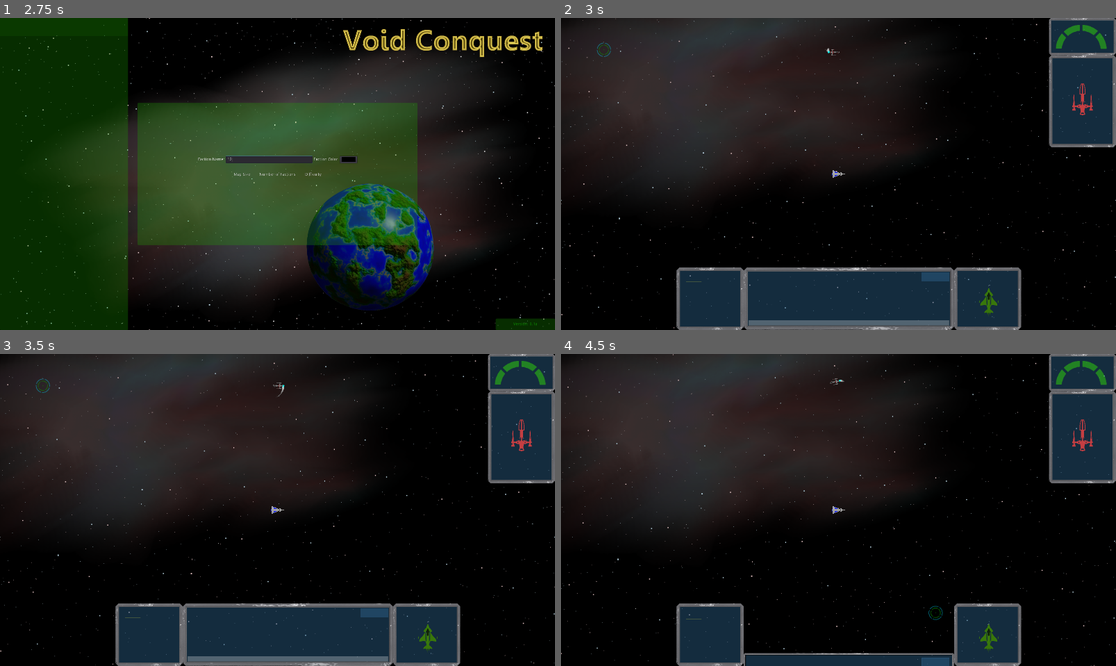
Above: before the commit, frames 1-4 (two rows, left to right).
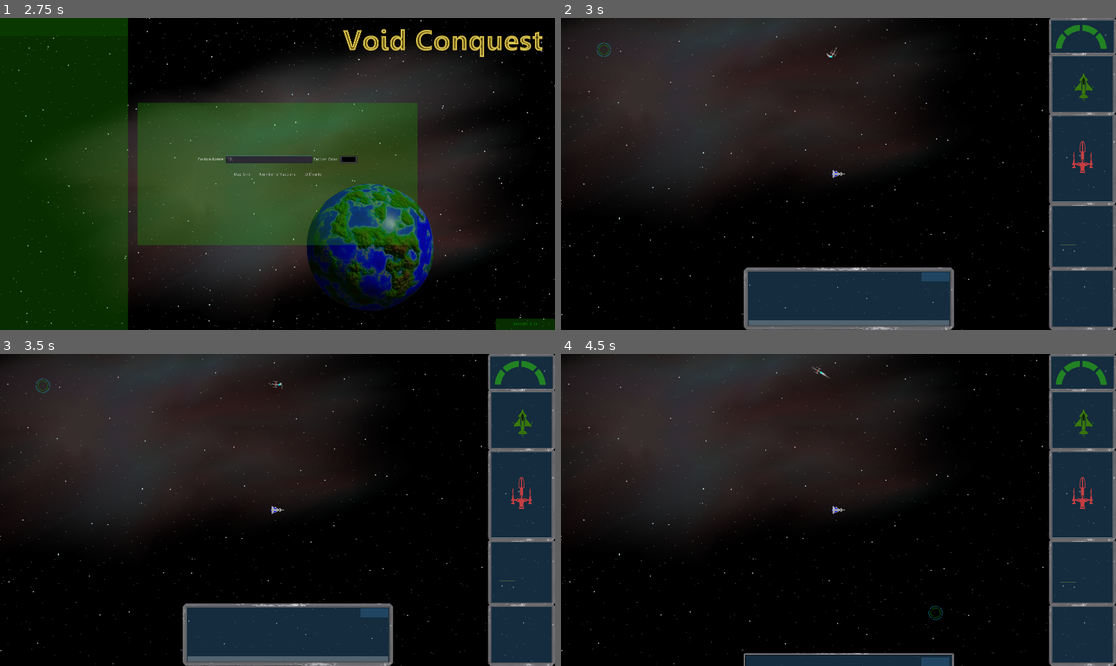
Above: after the commit, the same moments.

Repository: 029614/RedVoid
Game: Godot game, scene res://Start/StartScreen.tscn
The game is run twice, just before and just after one commit, with the same random seed, the same clock (stepped at 60 frames per second) and the same inputs.
Inputs (mouse positions are in pixels of both pictures, inside the frame that each line leads up to):
- Up to frame 1 (2.75 s): click "New Game" at 0.5 s; click (266, 158) at 1.27 s; type "12" at 1.35 s; click "New Game" at 2 s
- Up to frame 2 (3 s): click "Start" at 2.75 s
- Up to frame 3 (3.5 s): no input
- Up to frame 4 (4.5 s): click (849, 659) at 3.52 s; type "12" at 3.6 s; click "Hide" at 4.25 s

Frame 1 is identical in both runs. In frame 2, 13% of the frame differs, in the area x 10-100%, y 9-100%; in frame 3, 13%; in frame 4, 13%, in the area x 0-100%, y 0-100%.

Commit message:
Map Update
randomly generate grid based map.

Diff:
--- a/Assets/Ship/Blender/Destroyer/Destroyer.tscn
+++ b/Assets/Ship/Blender/Destroyer/Destroyer.tscn
@@ -1,12 +1,26 @@
-[gd_scene load_steps=6 format=2]
+[gd_scene load_steps=13 format=2]
 
 [ext_resource path="res://Assets/Ship/Blender/Destroyer/DestroyerAccent.png" type="Texture" id=1]
 [ext_resource path="res://Assets/Ship/Blender/Destroyer/Destroyer.png" type="Texture" id=2]
 [ext_resource path="res://Assets/Ship/Weapons/Turret203.tscn" type="PackedScene" id=3]
 [ext_resource path="res://Assets/Ship/Blender/Destroyer/Destroyer.gd" type="Script" id=4]
+[ext_resource path="res://Assets/EnginePlume/01.png" type="Texture" id=5]
+[ext_resource path="res://Assets/EnginePlume/02.png" type="Texture" id=6]
+[ext_resource path="res://Assets/EnginePlume/03.png" type="Texture" id=7]
+[ext_resource path="res://Assets/EnginePlume/04.png" type="Texture" id=8]
+[ext_resource path="res://Assets/EnginePlume/05.png" type="Texture" id=9]
+[ext_resource path="res://Assets/EnginePlume/06.png" type="Texture" id=10]
 
 [sub_resource type="RectangleShape2D" id=1]
 extents = Vector2( 511.283, 69.8547 )
+
+[sub_resource type="SpriteFrames" id=2]
+animations = [ {
+"frames": [ ExtResource( 5 ), ExtResource( 6 ), ExtResource( 7 ), ExtResource( 8 ), ExtResource( 9 ), ExtResource( 10 ) ],
+"loop": true,
+"name": "default",
+"speed": 25.0
+} ]
 
 [node name="Destroyer" type="KinematicBody2D"]
 scale = Vector2( 0.3, 0.3 )
@@ -32,3 +46,19 @@
 scale = Vector2( 0.25, 0.25 )
 
 [node name="Pilot" type="Node2D" parent="."]
+
+[node name="AnimatedSprite" type="AnimatedSprite" parent="."]
+position = Vector2( -697.854, -35.8486 )
+rotation = -1.5708
+scale = Vector2( 1, 2.10691 )
+frames = SubResource( 2 )
+frame = 3
+playing = true
+
+[node name="AnimatedSprite2" type="AnimatedSprite" parent="."]
+position = Vector2( -697.853, 22.7042 )
+rotation = -1.5708
+scale = Vector2( 1, 2.10691 )
+frames = SubResource( 2 )
+frame = 2
+playing = true
--- a/Assets/Ship/Blender/ScoutShip/ScoutShip.gd
+++ b/Assets/Ship/Blender/ScoutShip/ScoutShip.gd
@@ -74,10 +74,8 @@
 
     if animate_engines == true:
         $Engine1.show()
-        $Engine2.show()
     elif animate_engines == false:
         $Engine1.hide()
-        $Engine2.hide()
 
 
 
--- a/Assets/Ship/Blender/ScoutShip/ScoutShip.tscn
+++ b/Assets/Ship/Blender/ScoutShip/ScoutShip.tscn
@@ -22,7 +22,7 @@
 "frames": [ ExtResource( 5 ), ExtResource( 6 ), ExtResource( 7 ), ExtResource( 8 ), ExtResource( 9 ), ExtResource( 10 ) ],
 "loop": true,
 "name": "default",
-"speed": 20.0
+"speed": 15.0
 } ]
 
 [node name="ScoutShip" type="KinematicBody2D"]
@@ -57,16 +57,10 @@
 wait_time = 0.1
 
 [node name="Engine1" type="AnimatedSprite" parent="."]
-position = Vector2( -542.957, -19.7437 )
+position = Vector2( -643.84, -1.75195 )
 rotation = -1.5708
+scale = Vector2( 1.79678, 1.89075 )
 frames = SubResource( 3 )
-frame = 5
-playing = true
-
-[node name="Engine2" type="AnimatedSprite" parent="."]
-position = Vector2( -542.957, 15.2568 )
-rotation = -1.5708
-frames = SubResource( 3 )
-frame = 4
+frame = 3
 playing = true
 [connection signal="timeout" from="CannonCoolDown" to="." method="_on_CannonCoolDown_timeout"]
--- /dev/null
+++ b/GiantRect.tscn
@@ -0,0 +1,9 @@
+[gd_scene load_steps=2 format=2]
+
+[ext_resource path="res://Assets/GiantSquare.png" type="Texture" id=1]
+
+[node name="Node2D" type="Sprite"]
+modulate = Color( 1, 1, 1, 0.435294 )
+scale = Vector2( 15, 15 )
+texture = ExtResource( 1 )
+centered = false
--- a/Main.gd
+++ b/Main.gd
@@ -1,7 +1,15 @@
 extends Node2D
 var new_position = Vector2()
 onready var player = $Factions/Faction/Actor
+var planet = preload("res://Wells/Planet.tscn")
+var rect = preload("res://GiantRect.tscn")
+var sun = preload("res://Wells/Sun.tscn")
 var ships
+var planet_count = 16
+var gridY = sqrt(planet_count)
+var gridX = sqrt(planet_count)
+var gUnit = 15000
+
 
 
 # Called when the node enters the scene tree for the first time.
@@ -16,6 +24,7 @@
     Global.world = self
     print(Global.world)
     Global.bodies = $Navigation2D/Bodies.get_children()
+    createMap()
 
     #$Freighter.goTo(bodies.get_node("Planet5"))
 
@@ -43,3 +52,31 @@
     print("yay")
     for ship in things:
         ship.queue_free()
+
+func createMap():
+    print("gridX: ",gridX, " gridY: ",gridY )
+    var start_point = Vector2(gUnit,gUnit)
+    var end_point = Vector2(gridX*gUnit,gridY*gUnit)
+    var grid_point = start_point
+    var y = 1
+    var new_sun = sun.instance()
+    $Navigation2D/Bodies.add_child(new_sun)
+    new_sun.global_position = end_point/2
+    while y <= gridY:
+        var x = 1
+        grid_point = Vector2()
+        while grid_point.x < end_point.x:
+            grid_point = Vector2(gUnit*x,gUnit*y)
+            var new_planet = planet.instance()
+            var new_rect = rect.instance()
+            $Navigation2D/Bodies.add_child(new_planet)
+            $Navigation2D/Bodies.add_child(new_rect)
+            new_rect.global_position = grid_point - Vector2(15000,15000)
+            new_planet.global_position = grid_point - Vector2(gUnit/2,gUnit/2)
+            new_planet.global_position = (new_planet.global_position - Vector2(4000,4000)) + Vector2(randi()%8001,randi()%8001)
+            new_planet.grid = new_rect
+            #while new_planet.global_position.distance_to(new_sun.global_position) < 2000 and new_planet.global_position.distance_to(grid_point-(Vector2(gUnit/2,gUnit/2))) > 5000:
+            #    new_planet.global_position = grid_point - Vector2(randi()%15001,randi()%15001)
+            print("calculating position: ", x, ",", y, " grid point: ", grid_point)
+            x += 1
+        y += 1
--- a/NewMain.tscn
+++ b/NewMain.tscn
@@ -1,12 +1,10 @@
-[gd_scene load_steps=10 format=2]
+[gd_scene load_steps=8 format=2]
 
 [ext_resource path="res://Assets/Ship/Blender/Interceptor/Interceptor.tscn" type="PackedScene" id=1]
 [ext_resource path="res://Main.gd" type="Script" id=2]
-[ext_resource path="res://Wells/Planet.tscn" type="PackedScene" id=3]
 [ext_resource path="res://Assets/Music/bensound-slowmotion.ogg" type="AudioStream" id=4]
 [ext_resource path="res://Faction/Faction.tscn" type="PackedScene" id=5]
 [ext_resource path="res://Assets/Ship/Fighter.tscn" type="PackedScene" id=6]
-[ext_resource path="res://Wells/Sun.tscn" type="PackedScene" id=7]
 [ext_resource path="res://Assets/Ship/Blender/ScoutShip/ScoutShip.tscn" type="PackedScene" id=8]
 [ext_resource path="res://Assets/Ship/Blender/Destroyer/Destroyer.tscn" type="PackedScene" id=10]
 
@@ -17,32 +15,6 @@
 [node name="Navigation2D" type="Navigation2D" parent="."]
 
 [node name="Bodies" type="Node2D" parent="Navigation2D"]
-
-[node name="Sun" parent="Navigation2D/Bodies" instance=ExtResource( 7 )]
-scale = Vector2( 2, 2 )
-mass_multiplyer = 1.5
-_is_destructive = true
-
-[node name="Planet2" parent="Navigation2D/Bodies" instance=ExtResource( 3 )]
-position = Vector2( 12647.2, -7080.74 )
-scale = Vector2( 2, 2 )
-
-[node name="Planet3" parent="Navigation2D/Bodies" instance=ExtResource( 3 )]
-position = Vector2( 15874.9, 13456 )
-scale = Vector2( 2, 2 )
-
-[node name="Planet4" parent="Navigation2D/Bodies" instance=ExtResource( 3 )]
-position = Vector2( -10557.7, 6344.66 )
-scale = Vector2( 2, 2 )
-hydrogen = true
-iron = true
-carbon = true
-radioisotope = true
-lithium = true
-
-[node name="Planet5" parent="Navigation2D/Bodies" instance=ExtResource( 3 )]
-position = Vector2( -10365.7, -7148.53 )
-scale = Vector2( 2, 2 )
 
 [node name="AudioStreamPlayer" type="AudioStreamPlayer" parent="."]
 stream = ExtResource( 4 )
--- a/Player/Player.gd
+++ b/Player/Player.gd
@@ -105,15 +105,15 @@
             ship.location_state = "on_planet"
 
         #Map
-        if camera_state == "zooming_out" and $ChaseCamera.zoom < Vector2(20,20):
-            $ChaseCamera.zoom += Vector2(.2,.2)
-        elif camera_state == "zooming_out" and $ChaseCamera.zoom > Vector2(20,20):
-            $ChaseCamera.zoom = Vector2(20,20)
-        elif camera_state == "zooming_out" and $ChaseCamera.zoom == Vector2(20,20):
+        if camera_state == "zooming_out" and $ChaseCamera.zoom < Vector2(50,50):
+            $ChaseCamera.zoom += Vector2(.5,.5)
+        elif camera_state == "zooming_out" and $ChaseCamera.zoom > Vector2(50,50):
+            $ChaseCamera.zoom = Vector2(50,50)
+        elif camera_state == "zooming_out" and $ChaseCamera.zoom == Vector2(50,50):
             camera_state = "zoomed_out"
 
         if camera_state == "zooming_in" and $ChaseCamera.zoom > Vector2(3*ship_size,3*ship_size):
-            $ChaseCamera.zoom -= Vector2(.2,.2)
+            $ChaseCamera.zoom -= Vector2(.5,.5)
         elif camera_state == "zooming_in" and $ChaseCamera.zoom < Vector2(3*ship_size,3*ship_size):
             $ChaseCamera.zoom = Vector2(3*ship_size,3*ship_size)
         elif camera_state == "zooming_in" and $ChaseCamera.zoom == Vector2(3*ship_size,3*ship_size):
--- a/UI/HUD.tscn
+++ b/UI/HUD.tscn
@@ -76,9 +76,154 @@
 anchor_top = 0.5
 anchor_right = 1.0
 anchor_bottom = 0.5
-margin_left = -1520.0
+margin_left = -232.0
+margin_top = 100.0
+margin_right = 58.0
+margin_bottom = 390.0
+rect_scale = Vector2( 0.8, 0.8 )
+texture = ExtResource( 6 )
+patch_margin_left = 48
+patch_margin_top = 81
+patch_margin_right = 81
+patch_margin_bottom = 56
+__meta__ = {
+"_edit_use_anchors_": false
+}
+
+[node name="Weapons" type="Control" parent="ConsoleRight"]
+margin_left = 49.9998
+margin_top = 180.0
+margin_right = 89.9998
+margin_bottom = 220.0
+__meta__ = {
+"_edit_use_anchors_": false
+}
+
+[node name="VBoxContainer" type="VBoxContainer" parent="ConsoleRight/Weapons"]
+margin_right = 40.0
+margin_bottom = 40.0
+__meta__ = {
+"_edit_use_anchors_": false
+}
+
+[node name="Guns" type="Label" parent="ConsoleRight/Weapons/VBoxContainer"]
+margin_right = 156.0
+margin_bottom = 26.0
+custom_colors/font_color = Color( 0.494118, 1, 0.266667, 0.752941 )
+text = "Cannon: 500"
+align = 2
+valign = 1
+
+[node name="Control" type="Panel" parent="ConsoleRight/Weapons/VBoxContainer/Guns"]
+anchor_right = 1.0
+anchor_bottom = 1.0
+margin_right = 28.0
+custom_styles/panel = SubResource( 2 )
+__meta__ = {
+"_edit_use_anchors_": false
+}
+
+[node name="Label" type="Label" parent="ConsoleRight/Weapons/VBoxContainer/Guns/Control"]
+anchor_left = 1.0
+anchor_top = 0.5
+anchor_right = 1.0
+anchor_bottom = 0.5
+margin_left = -40.0
+margin_top = -13.0
+margin_bottom = 13.0
+custom_colors/font_color = Color( 0.494118, 1, 0.266667, 0.752941 )
+text = "<"
+align = 2
+valign = 1
+__meta__ = {
+"_edit_use_anchors_": false
+}
+
+[node name="Missiles" type="Label" parent="ConsoleRight/Weapons/VBoxContainer"]
+margin_top = 30.0
+margin_right = 156.0
+margin_bottom = 56.0
+custom_colors/font_color = Color( 0.494118, 1, 0.266667, 0.752941 )
+text = "Missiles: 004"
+align = 2
+valign = 1
+
+[node name="Control" type="Panel" parent="ConsoleRight/Weapons/VBoxContainer/Missiles"]
+visible = false
+anchor_right = 1.0
+anchor_bottom = 1.0
+margin_right = 28.0
+custom_styles/panel = SubResource( 2 )
+__meta__ = {
+"_edit_use_anchors_": false
+}
+
+[node name="Label" type="Label" parent="ConsoleRight/Weapons/VBoxContainer/Missiles/Control"]
+anchor_left = 1.0
+anchor_top = 0.5
+anchor_right = 1.0
+anchor_bottom = 0.5
+margin_left = -40.0
+margin_top = -13.0
+margin_bottom = 13.0
+custom_colors/font_color = Color( 0.494118, 1, 0.266667, 0.752941 )
+text = "<"
+align = 2
+valign = 1
+
+[node name="Bombs" type="Label" parent="ConsoleRight/Weapons/VBoxContainer"]
+margin_top = 60.0
+margin_right = 156.0
+margin_bottom = 86.0
+custom_colors/font_color = Color( 0.494118, 1, 0.266667, 0.752941 )
+text = "Bombs: 002"
+align = 2
+valign = 1
+
+[node name="Control" type="Panel" parent="ConsoleRight/Weapons/VBoxContainer/Bombs"]
+visible = false
+anchor_right = 1.0
+anchor_bottom = 1.0
+margin_right = 28.0
+custom_styles/panel = SubResource( 2 )
+__meta__ = {
+"_edit_use_anchors_": false
+}
+
+[node name="Label" type="Label" parent="ConsoleRight/Weapons/VBoxContainer/Bombs/Control"]
+anchor_left = 1.0
+anchor_top = 0.5
+anchor_right = 1.0
+anchor_bottom = 0.5
+margin_left = -40.0
+margin_top = -13.0
+margin_bottom = 13.0
+custom_colors/font_color = Color( 0.494118, 1, 0.266667, 0.752941 )
+text = "<"
+align = 2
+valign = 1
+
+[node name="ColorRect" type="ColorRect" parent="ConsoleRight"]
+modulate = Color( 0.188235, 0.403922, 0.572549, 0.427451 )
+show_behind_parent = true
+anchor_right = 1.0
+anchor_bottom = 1.0
+margin_left = 10.0
+margin_top = 10.0
+margin_right = -12.0
+margin_bottom = -10.0001
+__meta__ = {
+"_edit_use_anchors_": false
+}
+
+[node name="ConsoleRight2" type="NinePatchRect" parent="."]
+anchor_left = 1.0
+anchor_top = 0.5
+anchor_right = 1.0
+anchor_bottom = 0.5
+margin_left = -232.0
 margin_top = 324.0
-margin_right = -1230.0
+margin_right = 58.0001
 margin_bottom = 594.0
 rect_scale = Vector2( 0.8, 0.8 )
 texture = ExtResource( 6 )
@@ -90,133 +235,20 @@
 "_edit_use_anchors_": false
 }
 
-[node name="Weapons" type="Control" parent="ConsoleRight"]
-margin_left = 39.9998
-margin_top = 59.9999
-margin_right = 79.9998
-margin_bottom = 99.9999
-__meta__ = {
-"_edit_use_anchors_": false
-}
-
-[node name="VBoxContainer" type="VBoxContainer" parent="ConsoleRight/Weapons"]
-margin_right = 40.0
-margin_bottom = 40.0
-__meta__ = {
-"_edit_use_anchors_": false
-}
-
-[node name="Guns" type="Label" parent="ConsoleRight/Weapons/VBoxContainer"]
-margin_right = 156.0
-margin_bottom = 26.0
-custom_colors/font_color = Color( 0.494118, 1, 0.266667, 0.752941 )
-text = "Cannon: 500"
-align = 2
-valign = 1
-
-[node name="Control" type="Panel" parent="ConsoleRight/Weapons/VBoxContainer/Guns"]
-anchor_right = 1.0
-anchor_bottom = 1.0
-margin_right = 28.0
-custom_styles/panel = SubResource( 2 )
-__meta__ = {
-"_edit_use_anchors_": false
-}
-
-[node name="Label" type="Label" parent="ConsoleRight/Weapons/VBoxContainer/Guns/Control"]
-anchor_left = 1.0
-anchor_top = 0.5
-anchor_right = 1.0
-anchor_bottom = 0.5
-margin_left = -40.0
-margin_top = -13.0
-margin_bottom = 13.0
-custom_colors/font_color = Color( 0.494118, 1, 0.266667, 0.752941 )
-text = "<"
-align = 2
-valign = 1
-__meta__ = {
-"_edit_use_anchors_": false
-}
-
-[node name="Missiles" type="Label" parent="ConsoleRight/Weapons/VBoxContainer"]
-margin_top = 30.0
-margin_right = 156.0
-margin_bottom = 56.0
-custom_colors/font_color = Color( 0.494118, 1, 0.266667, 0.752941 )
-text = "Missiles: 004"
-align = 2
-valign = 1
-
-[node name="Control" type="Panel" parent="ConsoleRight/Weapons/VBoxContainer/Missiles"]
-visible = false
-anchor_right = 1.0
-anchor_bottom = 1.0
-margin_right = 28.0
-custom_styles/panel = SubResource( 2 )
-__meta__ = {
-"_edit_use_anchors_": false
-}
-
-[node name="Label" type="Label" parent="ConsoleRight/Weapons/VBoxContainer/Missiles/Control"]
-anchor_left = 1.0
-anchor_top = 0.5
-anchor_right = 1.0
-anchor_bottom = 0.5
-margin_left = -40.0
-margin_top = -13.0
-margin_bottom = 13.0
-custom_colors/font_color = Color( 0.494118, 1, 0.266667, 0.752941 )
-text = "<"
-align = 2
-valign = 1
-
-[node name="Bombs" type="Label" parent="ConsoleRight/Weapons/VBoxContainer"]
+[node name="Warning" type="Control" parent="ConsoleRight2"]
+margin_left = 19.9998
 margin_top = 60.0
-margin_right = 156.0
-margin_bottom = 86.0
-custom_colors/font_color = Color( 0.494118, 1, 0.266667, 0.752941 )
-text = "Bombs: 002"
-align = 2
-valign = 1
-
-[node name="Control" type="Panel" parent="ConsoleRight/Weapons/VBoxContainer/Bombs"]
-visible = false
-anchor_right = 1.0
-anchor_bottom = 1.0
-margin_right = 28.0
-custom_styles/panel = SubResource( 2 )
-__meta__ = {
-"_edit_use_anchors_": false
-}
-
-[node name="Label" type="Label" parent="ConsoleRight/Weapons/VBoxContainer/Bombs/Control"]
-anchor_left = 1.0
-anchor_top = 0.5
-anchor_right = 1.0
-anchor_bottom = 0.5
-margin_left = -40.0
-margin_top = -13.0
-margin_bottom = 13.0
-custom_colors/font_color = Color( 0.494118, 1, 0.266667, 0.752941 )
-text = "<"
-align = 2
-valign = 1
-
-[node name="Warning" type="Control" parent="ConsoleRight"]
-margin_left = 16.0
-margin_top = 158.0
-margin_right = 256.0
-margin_bottom = 278.0
-__meta__ = {
-"_edit_use_anchors_": false
-}
-
-[node name="CenterContainer" type="CenterContainer" parent="ConsoleRight/Warning"]
-anchor_right = 1.0
-anchor_bottom = 1.0
-
-[node name="Label" type="Label" parent="ConsoleRight/Warning/CenterContainer"]
+margin_right = 260.0
+margin_bottom = 180.0
+__meta__ = {
+"_edit_use_anchors_": false
+}
+
+[node name="CenterContainer" type="CenterContainer" parent="ConsoleRight2/Warning"]
+anchor_right = 1.0
+anchor_bottom = 1.0
+
+[node name="Label" type="Label" parent="ConsoleRight2/Warning/CenterContainer"]
 margin_left = 12.0
 margin_top = 47.0
 margin_right = 228.0
@@ -224,7 +256,7 @@
 custom_colors/font_color = Color( 0.494118, 1, 0.266667, 0.752941 )
 text = "All Systems Normal"
 
-[node name="ColorRect" type="ColorRect" parent="ConsoleRight"]
+[node name="ColorRect" type="ColorRect" parent="ConsoleRight2"]
 modulate = Color( 0.188235, 0.403922, 0.572549, 0.427451 )
 show_behind_parent = true
 anchor_right = 1.0
@@ -326,9 +358,9 @@
 anchor_right = 0.5
 anchor_bottom = 1.0
 margin_left = 728.0
-margin_top = -952.0
+margin_top = -752.0
 margin_right = 1060.0
-margin_bottom = -495.0
+margin_bottom = -295.0
 grow_vertical = 0
 rect_scale = Vector2( 0.7, 0.7 )
 texture = ExtResource( 6 )
@@ -385,6 +417,9 @@
 rect_rotation = -90.0
 rect_scale = Vector2( 0.24296, 0.24296 )
 texture = ExtResource( 1 )
+__meta__ = {
+"_edit_use_anchors_": false
+}
 
 [node name="ConsoleFuel" type="NinePatchRect" parent="."]
 margin_left = 1688.0
@@ -442,10 +477,10 @@
 }
 
 [node name="ConsoleShields" type="NinePatchRect" parent="."]
-margin_left = 1360.0
-margin_top = 864.0
-margin_right = 1592.0
-margin_bottom = 1080.0
+margin_left = 1688.0
+margin_top = 120.0
+margin_right = 1920.0
+margin_bottom = 336.0
 texture = ExtResource( 6 )
 patch_margin_left = 69
 patch_margin_top = 57
--- a/Wells/Planet.gd
+++ b/Wells/Planet.gd
@@ -14,6 +14,7 @@
 var moon = false
 var ownership = null
 var orbit_assignment
+var grid
 onready var orbit = {$RotateMe/orbit1: false, $RotateMe/orbit2: false, $RotateMe/orbit3: false, $RotateMe/orbit4: false, $RotateMe/orbit5: false, $RotateMe/orbit6: false, $RotateMe/orbit7: false, $RotateMe/orbit8: false}
 
 var capture_perc = 0
@@ -92,6 +93,8 @@
         ownership = faction
         faction.planets.append(self)
         var message = str(planet.name) + " has been captured by " + str(faction.name) + "."
+        $Prog/CaptureProgress.modulate = faction.faction_color
+        grid.modulate = faction.faction_color
         Global.messageAll(message)
 
 func _on_Landing_area_shape_entered(area_id: int, area: Area2D, area_shape: int, self_shape: int) -> void:
--- a/Wells/Planet.tscn
+++ b/Wells/Planet.tscn
@@ -15,6 +15,7 @@
 radius = 483.743
 
 [node name="Planet" type="Node2D"]
+scale = Vector2( 2.5, 2.5 )
 script = ExtResource( 2 )
 __meta__ = {
 "_edit_vertical_guides_": [ -100.148, 99.7619 ]
--- a/Wells/Sun.tscn
+++ b/Wells/Sun.tscn
@@ -15,6 +15,7 @@
 
 [node name="Sun" type="Node2D"]
 position = Vector2( 304, -712 )
+scale = Vector2( 5, 5 )
 script = ExtResource( 2 )
 __meta__ = {
 "_edit_vertical_guides_": [ -100.148, 99.7619 ]
Binary file added: Assets/GiantSquare.png
Not shown, added: Assets/GiantSquare.png.import
